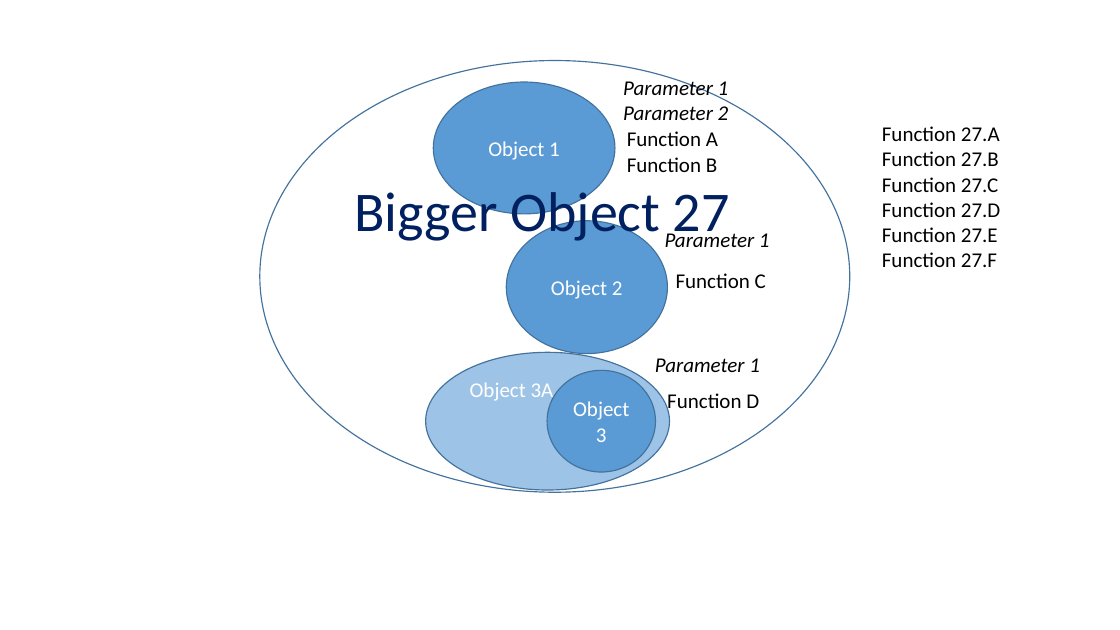
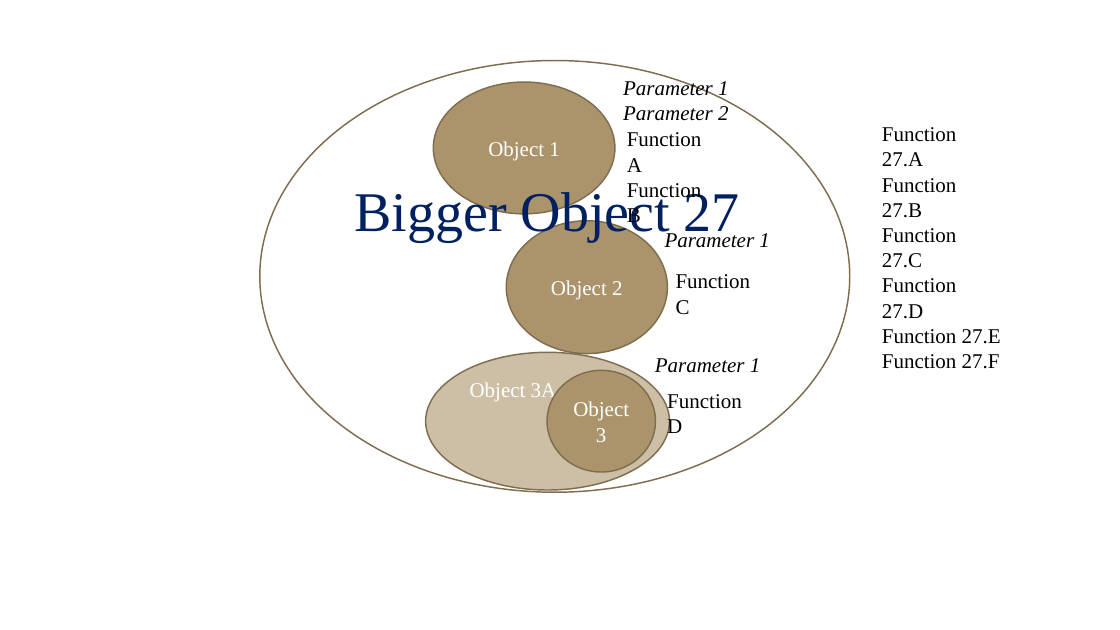
Before and after one commit to 4662FRCRobotics/Training, a slide deck: slide 2 of Object Oriented Programming FRC Context ArmSystem.pptx. Drawn at 1120x630 pixels with LibreOffice and Linux fonts; fonts in the diff are those of the drawing; background and template pictures are left out. Boxes give left, top, right and bottom in pixels: in the first picture for what was removed or moved away, otherwise in the second. Text is boxed around its words. In the diff, an @@ line names an element or a change of style, - is before the commit and + after.

```diff
--- a/Object Oriented Programming FRC Context ArmSystem.pptx
+++ b/Object Oriented Programming FRC Context ArmSystem.pptx
@@ ellipse "Bigger Object 27" at (260,60,849,492): font Calibri to Times New Roman; outline #43739E 1 pt to #7F6D4F 1.25 pt @@
@@ ellipse "Object 3A" at (426,352,670,490): font Calibri to Times New Roman; fill #9DC3E6 to #CDBFA6; outline #43739E 1 pt to #7F6D4F 1.25 pt @@
@@ font Calibri to Times New Roman in 7 elements at (882,127,1001,369), (627,132,702,227), (676,274,751,315), (667,394,742,437), (623,79,728,121), (665,231,769,248), (655,358,760,373) @@
@@ font Calibri to Times New Roman; fill #5B9BD5 to #AB946B; outline #43739E 1 pt to #7F6D4F 1.25 pt in 3 elements at (434,82,615,214), (507,221,668,354), (547,371,655,472) @@
```
Also in this commit, not shown: 8 other slides changed, 2 slides added, 1 other file.
